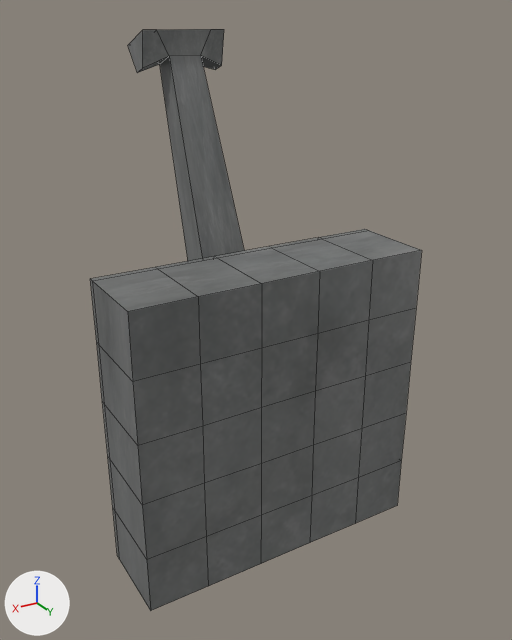
Two versions of the FBX model MazeGeneration/Assets/Resources/Models/Lever.fbx, one commit apart.
Both versions are drawn from a 50 mm lens placed at (0.00286, 0.00442, 0.00317), pointed at (-0.00018, -0.00064, 0.00064). Lighting does not change. The marker at lower left points along +X, +Y and +Z. Mesh edges are drawn as thin lines. Where no turn or scale is listed for an object, it has been applied to the vertices.

Before the edit, the objects in view are built like this:
```python
me_mesh = bpy.data.meshes.new('Mesh')
me_mesh.from_pydata(...)  # 116 vertices, 118 faces; spans x -0.00133..0.00133, y -0.00082..0.00018, z -0.00133..0.00133
me_mesh.materials.append(mat_metalmat)  # picture img_texturescom_metal_steelrough_512_albedo_tif
me_mesh_001 = bpy.data.meshes.new('Mesh.001')
me_mesh_001.from_pydata(...)  # 20 vertices, 18 faces; spans x -0.745..0.745, y -0.012..1.05, z -0.448..0.552
me_mesh_001.materials.append(mat_metalmat)  # picture img_texturescom_metal_steelrough_512_albedo_tif
ob_base = bpy.data.objects.new('Base', me_mesh)
ob_base.location = (0.0, 0.0, 0.0)
ob_handle = bpy.data.objects.new('Handle', me_mesh_001)
ob_handle.parent = ob_lever
ob_handle.location = (0.0, -0.0069, 0.0594)
ob_handle.rotation_euler = (0.346, 0.0, 0.0)  # degrees (20, 0, 0)
ob_handle.scale = (0.0516, 0.31, 0.0387)
```
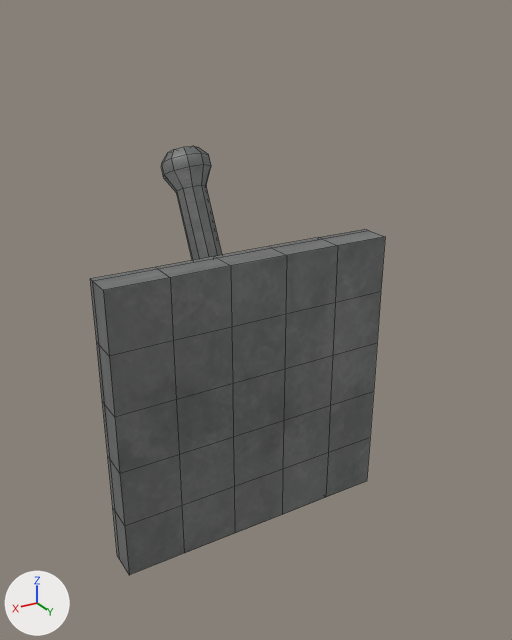
Boxes [x1, y1, x2, y2] around the edits, measured in the pictures (512 x 640 px; the box of a moved part takes in the faces that stretch with it):
'Base', reshaped (11% narrower, 9% shorter)
    before: [90, 229, 422, 611]
    after: [90, 229, 385, 575]
'Handle', reshaped, moved, turned, rescaled
    before: [128, 29, 244, 261]
    after: [161, 146, 222, 260]
part 1 of me_mesh, moved or reshaped
    before: [101, 234, 422, 611]
    after: [101, 234, 385, 575]

The change, as a list of edits to the scene's bpy script:
```text
Add mat_blackmat:
    mat_blackmat = principled_material('BlackMat')
    mat_blackmat.base_color = (0.0, 0.0, 0.0)  # black #000000
Change me_mesh_001:
    used by ob_handle; parent = ob_lever; location = (0.0, -0.0069, 0.0594); rotation_euler = (0.346, 0.0, 0.0), in degrees (20, 0, 0); scale = (0.0516, 0.31, 0.0387)
    remove me_mesh_001.from_pydata(...)  # 20 vertices, 18 faces; spans x -0.745..0.745, y -0.012..1.05, z -0.448..0.552
    add me_mesh_001.from_pydata(...)  # 52 vertices, 60 faces; spans x -1.61..1.61, y -1.0..29.896, z -1.531..1.531
    me_mesh_001 part 2: the whole mesh is rebuilt
Change me_mesh:
    used by ob_base; location = (0.0, 0.0, 0.0)
    remove me_mesh.from_pydata(...)  # 116 vertices, 118 faces; spans x -0.00133..0.00133, y -0.00082..0.00018, z -0.00133..0.00133
    add me_mesh.from_pydata(...)  # 120 vertices, 122 faces; spans x -0.00133..0.00133, y -0.00082..-0.00029, z -0.00133..0.00133
    me_mesh part 1
    36 vertices in x -0.00133..0.00133, y 0.00018, z -0.00133..0.00133 move by (0.0, -0.00047, 0.0)
    add me_mesh.materials.append(mat_blackmat)  # black #000000
Change ob_handle:
    ob_handle.location: (0.0, -0.0069, 0.0594) -> (0.0, 0.0, 0.0707)
    ob_handle.rotation_euler: (0.346, 0.0, 0.0) -> (0.449, 0.0, 0.0)  # degrees (20, 0, 0) -> degrees (26, 0, 0)
    ob_handle.scale: (0.0516, 0.31, 0.0387) -> (0.0145, 0.00744, 0.0145)
```
